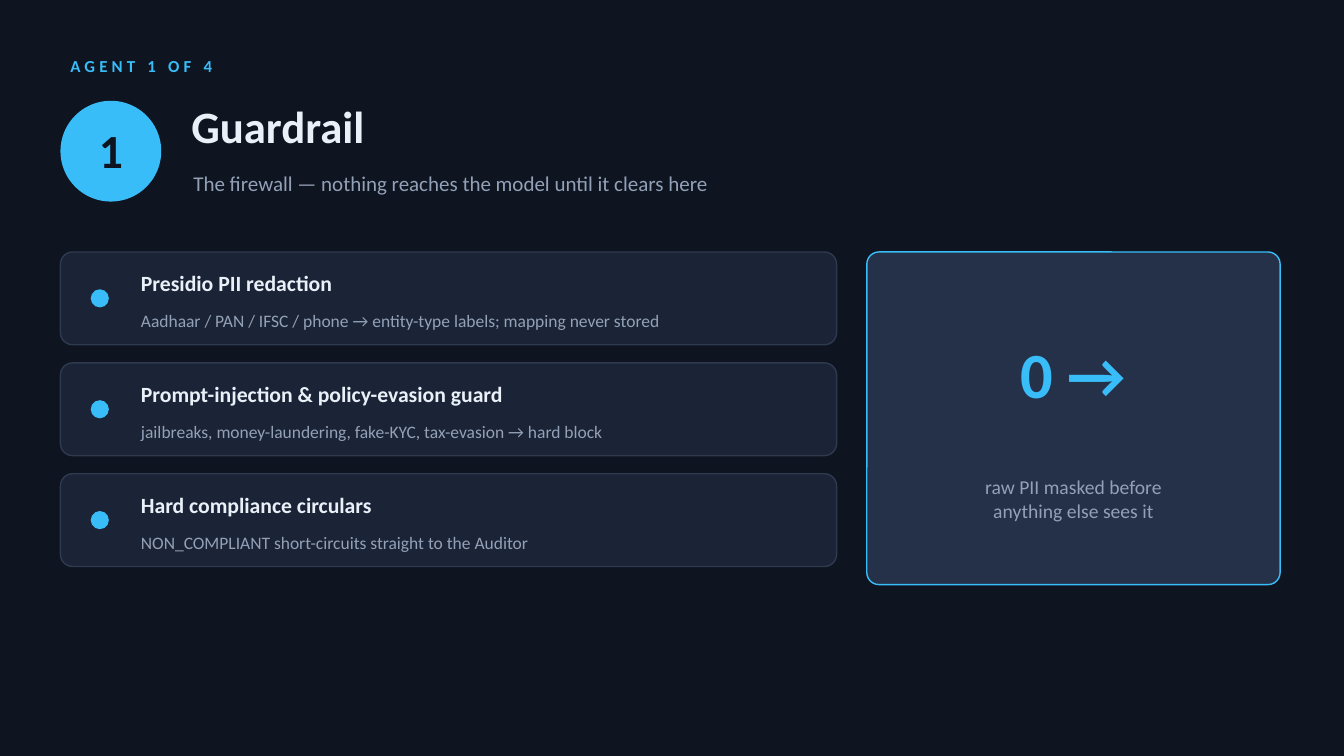
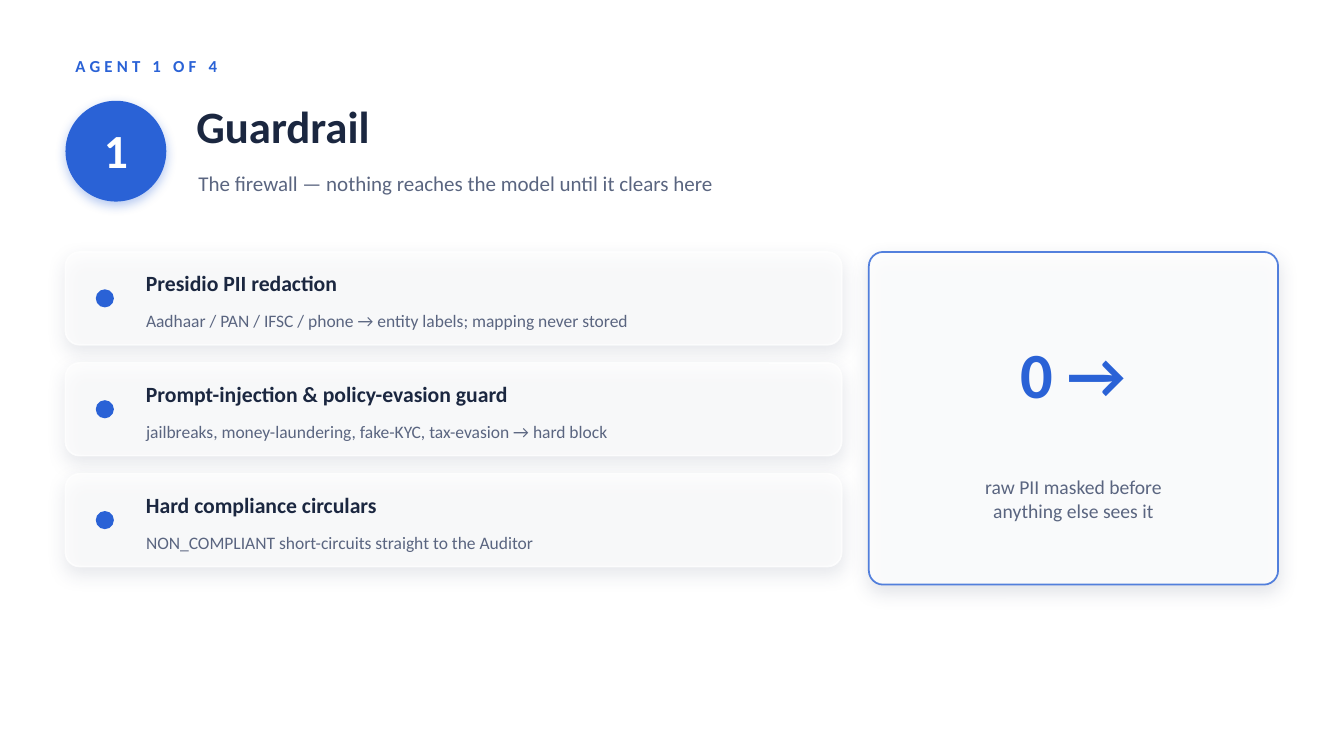
Before and after one commit to KoynaKarmakar/openswarm, a slide deck: slide 5 of docs/VERITAS_OpenSwarm_pitch.pptx. Drawn at 1344x756 pixels with LibreOffice and Linux fonts; fonts in the diff are those of the drawing; background and template pictures are left out. Boxes give left, top, right and bottom in pixels: in the first picture for what was removed or moved away, otherwise in the second. Text is boxed around its words. In the diff, an @@ line names an element or a change of style, - is before the commit and + after.

```diff
--- a/docs/VERITAS_OpenSwarm_pitch.pptx
+++ b/docs/VERITAS_OpenSwarm_pitch.pptx
@@ background #0E1420 to picture (left out) @@
@@ text "AGENT 1 OF 4" at (75, 61, 217, 72): text colour #38BDF8 to #2A62D6 @@
@@ text "1" at (104, 137, 128, 168): text colour #0E1420 to #FFFFFF @@
@@ ellipse at (66, 101, 166, 202): fill #38BDF8 to #2A62D6; shadow on @@
@@ text colour #93A1B8 to #5A6580 in 4 elements at (985, 480, 1161, 522), (146, 426, 607, 441), (146, 537, 533, 552), (198, 176, 712, 195) @@
@@ rounded rectangle at (869, 252, 1278, 585): fill #243149 to #FFFFFF at 82% opacity; outline #38BDF8 1 pt to #2A62D6 1.25 pt; shadow on; proportions changed @@
@@ text at (146, 315, 627, 330): text changed; text colour #93A1B8 to #5A6580 @@
-Aadhaar / PAN / IFSC / phone → entity-type labels; mapping never stored
+Aadhaar / PAN / IFSC / phone → entity labels; mapping never stored
@@ text "0 →" at (1021, 355, 1054, 399): text colour #38BDF8 to #2A62D6 @@
@@ fill #1B2436 to #FFFFFF at 70% opacity; outline #2E3A50 1 pt to #FFFFFF 1.25 pt; shadow on; proportions changed in 3 elements at (66, 252, 842, 345), (66, 363, 842, 456), (66, 474, 842, 567) @@
@@ text colour #EAF0F8 to #1B2740 in 4 elements at (196, 111, 369, 144), (146, 275, 337, 291), (146, 386, 508, 406), (146, 497, 377, 517) @@
@@ 4 ellipses, 3 rounded rectangles: place and size @@
-4 ellipses, 3 rounded rectangles at (60, 101, 837, 567)
+4 ellipses, 3 rounded rectangles at (66, 101, 842, 567)
@@ fill #38BDF8 to #2A62D6 in 3 elements at (96, 289, 114, 308), (96, 400, 114, 418), (96, 511, 114, 529) @@
```
Also in this commit, not shown: 12 other slides changed, 1 slide added.
